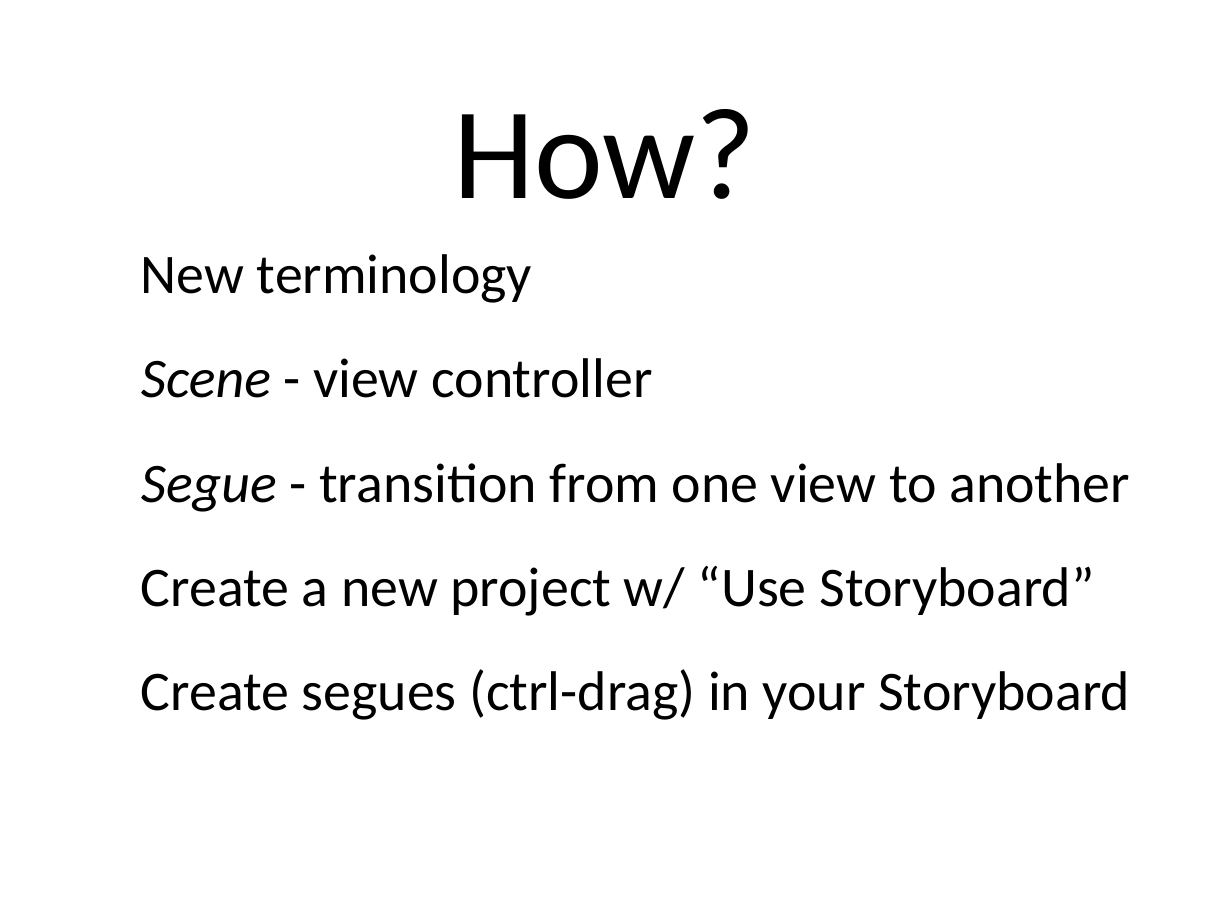
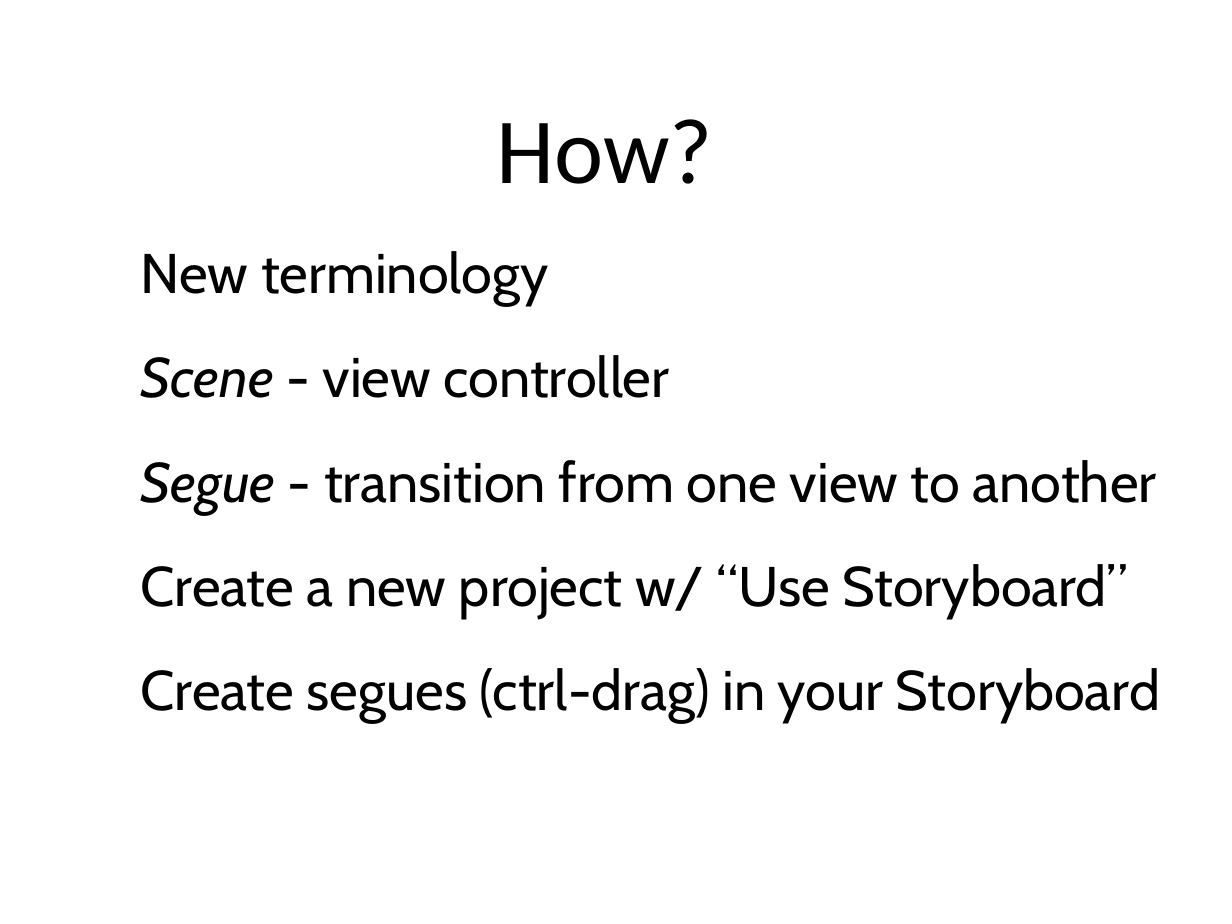
Before and after one commit to NiteshMeshram/SRStoryboardDemo, a slide deck: slide 10 of PPT/SotryBoardByNiteshVersion1.0.odp. Drawn at 1232x924 pixels with LibreOffice and Linux fonts; fonts in the diff are those of the drawing; background and template pictures are left out. Boxes give left, top, right and bottom in pixels: in the first picture for what was removed or moved away, otherwise in the second. Text is boxed around its words. In the diff, an @@ line names an element or a change of style, - is before the commit and + after.

```diff
--- a/PPT/SotryBoardByNiteshVersion1.0.odp
+++ b/PPT/SotryBoardByNiteshVersion1.0.odp
@@ title "How?": place and size @@
-title "How?" at <box>453,109,756,199</box>
+title "How?" at <box>497,119,713,184</box>
@@ title "How?" at <box>497,119,713,184</box>: size 84 to 60 pt @@
@@ text "New terminology" at <box>141,251,1160,723</box>: font Calibri to Cabin @@
```
Also in this commit, not shown: 11 other slides changed, 1 other file.
